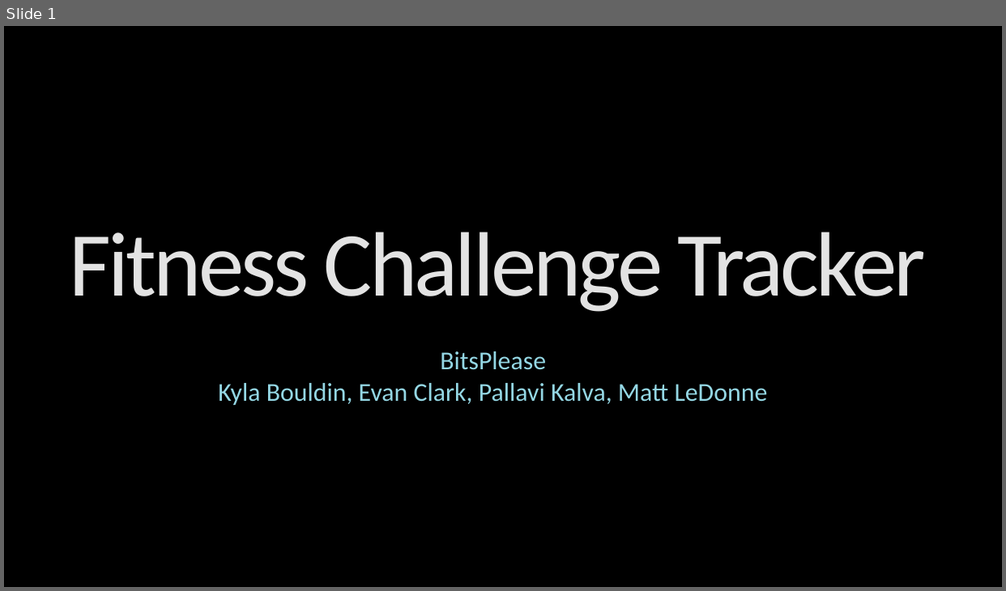
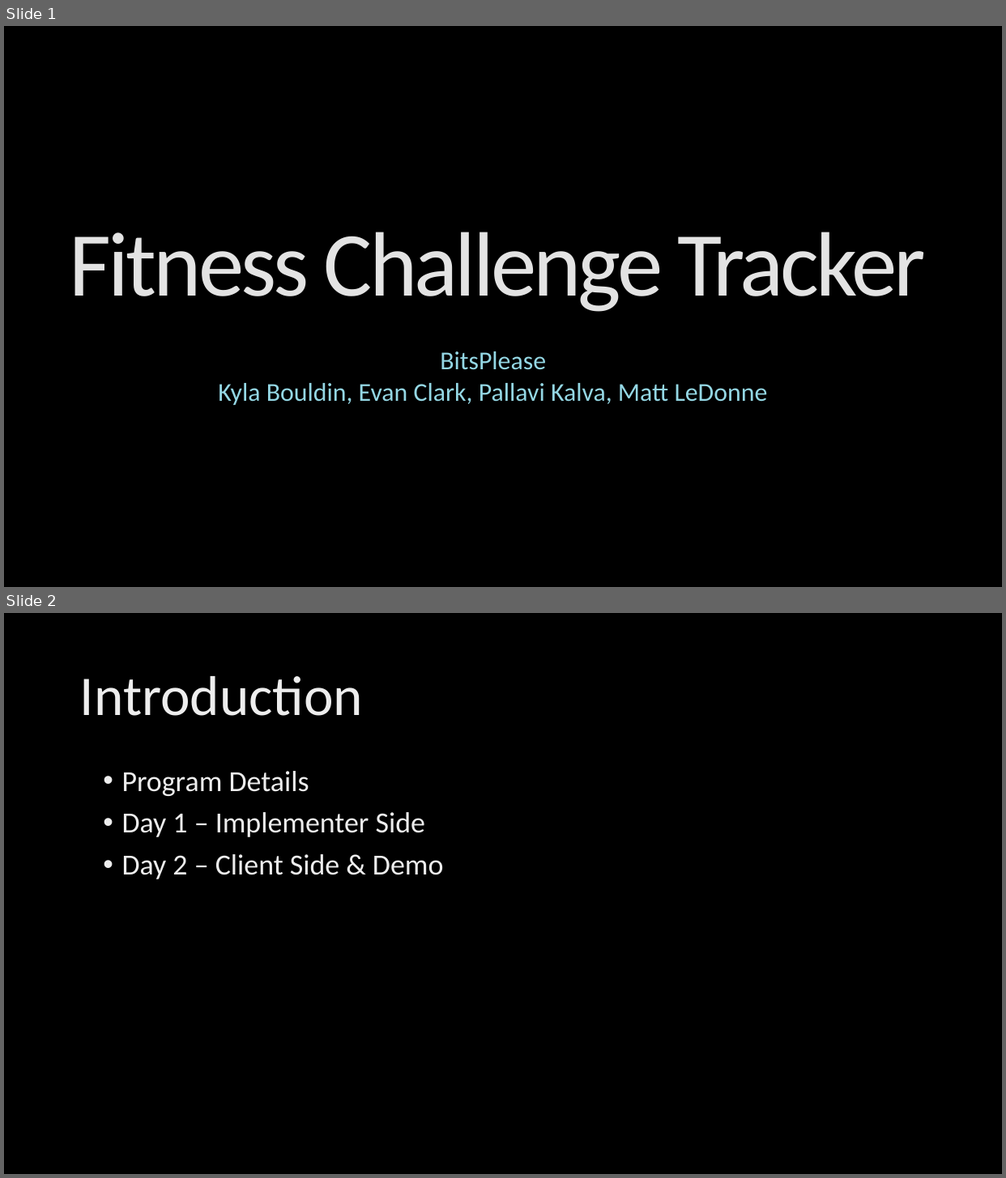
Before and after one commit to kylambouldin/CSE3901-FinalProject, a slide deck: Presentation.pptx. Shown one above the other, each under a label of ours: slide 1 before the commit, slides 1 and 2 after it. The pictures are 1006x591 and 1006x1178 pixels, drawn with LibreOffice and Linux fonts; fonts in the diff are those of the drawing; background and template pictures are left out. Boxes give left, top, right and bottom in pixels: in the first picture for what was removed or moved away, otherwise in the second. Text is boxed around its words. In the diff, an @@ line names an element or a change of style, - is before the commit and + after.

```diff
--- a/Presentation.pptx
+++ b/Presentation.pptx
@@ slide 2 added at (4,613,1002,1174), background picture (left out) @@
@@ title added at (80,676,363,716), 54 pt, text gradient #BFBFBF to #EDEDED to #FFFFFF @@
+Introduction
@@ text added at (122,771,444,879), 28 pt, text gradient #BFBFBF to #EDEDED to #FFFFFF @@
+• Program Details
+• Day 1 – Implementer Side
+• Day 2 – Client Side & Demo
```
Also in this commit, not shown: 15 other slides added.
